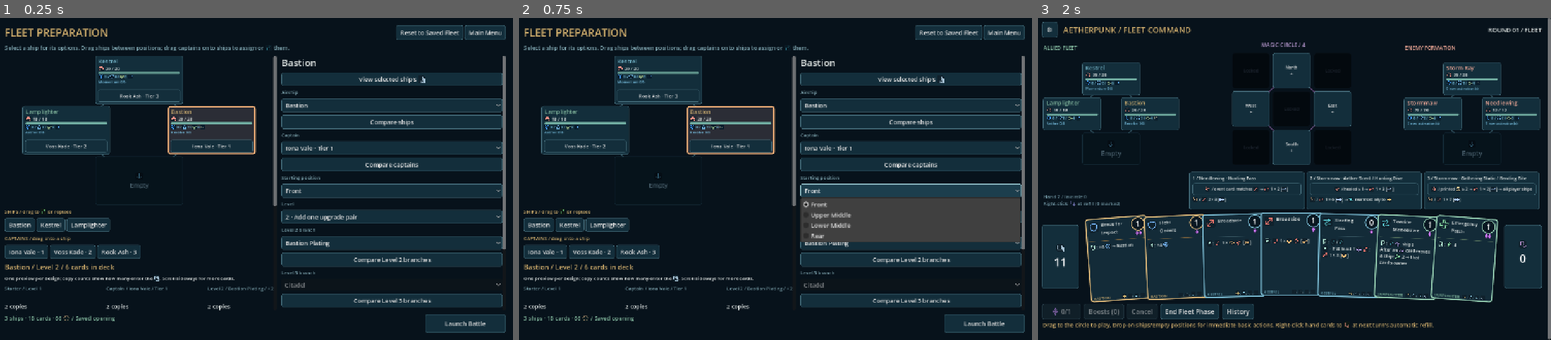
Above: before the commit, frames 1-3 (left to right).
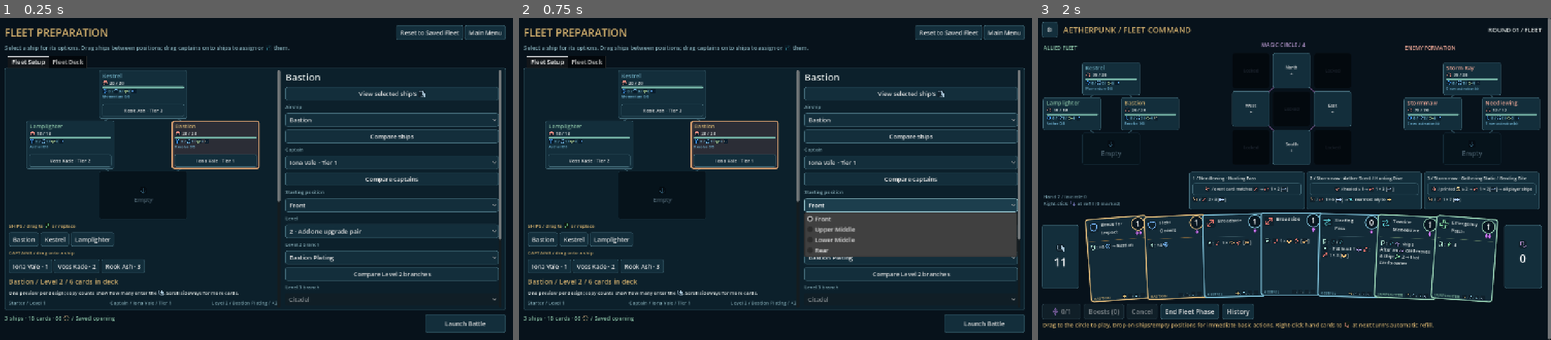
Above: after the commit, the same moments.

Repository: jkeywo/aetherpunk-fleet
Game: Godot game, scene res://scenes/fleet_preparation.tscn
The game is run twice, just before and just after one commit, with the same random seed, the same clock (stepped at 60 frames per second) and the same inputs. This scene is started directly instead of the project's main scene.
Inputs:
- Up to frame 1 (0.25 s): no input
- Up to frame 2 (0.75 s): click "Front" at 0.5 s
- Up to frame 3 (2 s): click "Launch Battle" at 1.25 s

The runs differ from the first frame. In frame 1, 26% of the frame differs, in the area x 0-99%, y 11-91%; in frame 2, 28%; in frame 3, nothing differs.

Commit message:
Add tabbed preparation and full fleet deck preview

Diff:
--- a/scripts/fleet_preparation.gd
+++ b/scripts/fleet_preparation.gd
@@ -35,6 +35,9 @@
 var upgrade_comparison: HBoxContainer
 var comparison_tier := "two"
 var deck_summary: Label
+var preparation_tabs: TabContainer
+var fleet_deck_body: VBoxContainer
+var fleet_deck_summary: Label
 var content_scroll: ScrollContainer
 
 func _ready() -> void:
@@ -90,10 +93,14 @@
 	_button(header,"Reset to Saved Fleet",_reset)
 	_button(header,"Main Menu",_back)
 	_label(outer,"Select a ship for its options. Drag ships between positions; drag captains onto ships to assign or swap them.",14).modulate = Color("#91b9c6")
+	preparation_tabs = TabContainer.new()
+	preparation_tabs.size_flags_vertical = Control.SIZE_EXPAND_FILL
+	outer.add_child(preparation_tabs)
 	var split := HSplitContainer.new()
+	split.name = "Fleet Setup"
 	split.size_flags_vertical = Control.SIZE_EXPAND_FILL
 	split.split_offset = 675
-	outer.add_child(split)
+	preparation_tabs.add_child(split)
 	var left_scroll := ScrollContainer.new()
 	fleet_scroll = left_scroll
 	left_scroll.custom_minimum_size.x = 570
@@ -142,6 +149,22 @@
 	inspector.size_flags_horizontal = Control.SIZE_EXPAND_FILL
 	inspector.add_theme_constant_override("separation",7)
 	content_scroll.add_child(inspector)
+	var fleet_deck_scroll := ScrollContainer.new()
+	fleet_deck_scroll.name = "Fleet Deck"
+	fleet_deck_scroll.horizontal_scroll_mode = ScrollContainer.SCROLL_MODE_DISABLED
+	preparation_tabs.add_child(fleet_deck_scroll)
+	var deck_page := VBoxContainer.new()
+	deck_page.size_flags_horizontal = Control.SIZE_EXPAND_FILL
+	deck_page.add_theme_constant_override("separation", 12)
+	fleet_deck_scroll.add_child(deck_page)
+	fleet_deck_summary = _label(deck_page, "", 22)
+	fleet_deck_summary.set_meta("plain_text", true)
+	fleet_deck_summary.modulate = Color("#e8bd77")
+	_label(deck_page, "The complete deck for your current fleet, grouped by ship, then Attack, Guard, Manoeuvre, Support. One preview per design; copy counts include every physical card.", 14)
+	fleet_deck_body = VBoxContainer.new()
+	fleet_deck_body.size_flags_horizontal = Control.SIZE_EXPAND_FILL
+	fleet_deck_body.add_theme_constant_override("separation", 24)
+	deck_page.add_child(fleet_deck_body)
 	var footer := HBoxContainer.new()
 	outer.add_child(footer)
 	status = _label(footer,"",14)
@@ -346,8 +369,11 @@
 	launch_button.disabled = not errors.is_empty()
 	if not errors.is_empty():
 		status.text = "Cannot launch: " + str(errors[0])
+		fleet_deck_summary.text = "Deck preview unavailable until fleet setup is valid."
+		_clear(fleet_deck_body)
 		return
 	var compiled := Catalog.compile(candidate)
+	_render_fleet_deck(compiled, candidate)
 	var sim = State.new(0,candidate)
 	var board: Dictionary = sim.board_snapshot()
 	formation.configure(board,false)
@@ -413,17 +439,7 @@
 
 func _render_deck_preview(compiled: Dictionary, ship: Dictionary, slot: Dictionary) -> void:
 	_clear(deck_cards)
-	var groups: Array = []
-	if ship.has("legacy_loadout"):
-		for pair in ship.loadout: groups.append({"label": "Imported loadout", "card": pair.card, "count": pair.count})
-	else:
-		groups.append({"label": "Starter / Level 1", "card": ship.starter, "count": 2})
-		groups.append({"label": "Captain / " + ship.captain.name + " / Tier " + str(ship.captain.tier), "card": ship.captain.card, "count": 2})
-		for tier in ["two", "three"]:
-			var level := 2 if tier == "two" else 3
-			if slot.level < level: continue
-			var package: Dictionary = ship.levels[tier][Catalog.index_by_id(ship.levels[tier], slot["level_2" if tier == "two" else "level_3"])]
-			groups.append({"label": "Level %d / %s / +2 cards" % [level, package.name], "card": package.card, "count": 2})
+	var groups := _ship_card_groups(ship, slot)
 	var total := 0
 	for group in groups:
 		total += int(group.count)
@@ -674,3 +690,80 @@
 	if Catalog.index_by_id(draft.ships, id) < 0: return
 	_change(id, selected_ship, "ship")
 	_show_ships()
+
+
+func _ship_card_groups(ship: Dictionary, slot: Dictionary) -> Array:
+	var groups: Array = []
+	if ship.has("legacy_loadout"):
+		for pair in ship.loadout: groups.append({"label": "Imported loadout", "card": pair.card, "count": pair.count})
+	else:
+		groups.append({"label": "Starter / Level 1", "card": ship.starter, "count": 2})
+		groups.append({"label": "Captain / " + ship.captain.name + " / Tier " + str(ship.captain.tier), "card": ship.captain.card, "count": 2})
+		for tier in ["two", "three"]:
+			var level := 2 if tier == "two" else 3
+			if slot.level < level: continue
+			var package: Dictionary = ship.levels[tier][Catalog.index_by_id(ship.levels[tier], slot["level_2" if tier == "two" else "level_3"])]
+			groups.append({"label": "Level %d / %s / +2 cards" % [level, package.name], "card": package.card, "count": 2})
+	return groups
+
+
+func _render_fleet_deck(compiled: Dictionary, candidate: Dictionary) -> void:
+	_clear(fleet_deck_body)
+	var fleet_total := 0
+	var design_total := 0
+	for index in compiled.ships.size():
+		var ship: Dictionary = compiled.ships[index]
+		var slot: Dictionary = candidate.setup.fleet[index]
+		var quantities: Dictionary = {}
+		var origins: Dictionary = {}
+		for pair in ship.loadout: quantities[pair.card] = quantities.get(pair.card, 0) + int(pair.count)
+		for group in _ship_card_groups(ship, slot):
+			if not origins.has(group.card): origins[group.card] = []
+			if not origins[group.card].has(group.label): origins[group.card].append(group.label)
+		var ship_total := 0
+		for count in quantities.values(): ship_total += int(count)
+		fleet_total += ship_total
+		design_total += quantities.size()
+		var section := VBoxContainer.new()
+		section.size_flags_horizontal = Control.SIZE_EXPAND_FILL
+		section.add_theme_constant_override("separation", 10)
+		section.set_meta("ship_index", index)
+		fleet_deck_body.add_child(section)
+		var heading := _label(section, "%s / %s / Level %d / %d cards" % [ship.name, slot.position.capitalize(), slot.level, ship_total], 21)
+		heading.set_meta("plain_text", true)
+		heading.modulate = Color(ship.color)
+		_label(section, "Captain: " + ship.captain.name, 14).set_meta("plain_text", true)
+		for type in Rules.TYPES:
+			var keys: Array = quantities.keys().filter(func(id): return compiled.cards[id].type == type)
+			if keys.is_empty(): continue
+			keys.sort_custom(func(a, b):
+				var first: String = compiled.cards[a].name
+				var second: String = compiled.cards[b].name
+				return first.naturalnocasecmp_to(second) < 0 if first != second else str(a) < str(b))
+			var type_total := 0
+			for id in keys: type_total += int(quantities[id])
+			_label(section, "%s / %d cards" % [type, type_total], 16)
+			var flow := HFlowContainer.new()
+			flow.size_flags_horizontal = Control.SIZE_EXPAND_FILL
+			flow.add_theme_constant_override("h_separation", 14)
+			flow.add_theme_constant_override("v_separation", 14)
+			flow.set_meta("card_type", type)
+			section.add_child(flow)
+			for id in keys:
+				var cell := VBoxContainer.new()
+				cell.custom_minimum_size.x = 240
+				flow.add_child(cell)
+				var caption := _label(cell, "%d copies / %s" % [quantities[id], "; ".join(origins.get(id, []))], 12)
+				caption.custom_minimum_size.y = 40
+				caption.set_meta("plain_text", true)
+				var face := CardFace.new()
+				face.custom_minimum_size = Vector2(240, 300)
+				face.toggle_mode = false
+				face.mouse_default_cursor_shape = Control.CURSOR_ARROW
+				face.configure(compiled.cards[id], ship)
+				face.set_meta("card_id", id)
+				face.set_meta("ship_index", index)
+				face.set_meta("copies", quantities[id])
+				face.set_meta("origins", origins.get(id, []).duplicate())
+				cell.add_child(face)
+	fleet_deck_summary.text = "Fleet deck / %d cards / %d designs / %d ships" % [fleet_total, design_total, compiled.ships.size()]
--- /dev/null
+++ b/tests/fleet_deck_preview.gd
@@ -0,0 +1,81 @@
+extends "res://tests/support/v3_test.gd"
+func faces(node: Node) -> Array:
+	var result: Array = []
+	if node.has_meta("card_id"): result.append(node)
+	for child in node.get_children(): result.append_array(faces(child))
+	return result
+func matches_deck(prep) -> bool:
+	var compiled := Catalog.compile(prep._candidate())
+	var expected: Dictionary = {}
+	for index in compiled.ships.size():
+		for pair in compiled.ships[index].loadout:
+			var key := "%d/%s" % [index,pair.card]
+			expected[key] = expected.get(key,0) + pair.count
+	var actual: Dictionary = {}
+	for face in faces(prep.fleet_deck_body):
+		actual["%d/%s" % [face.get_meta("ship_index"),face.get_meta("card_id")]] = face.get_meta("copies")
+	return expected == actual
+func _run() -> void:
+	root.size = Vector2i(1280,800)
+	var store_node = root.get_node("ContentStore")
+	store_node.saved = fixture.duplicate(true)
+	var saved := JSON.stringify(store_node.saved)
+	var file_hash := FileAccess.get_sha256("res://data/content.json")
+	change_scene_to_file("res://scenes/fleet_preparation.tscn")
+	await scene_changed
+	var prep = current_scene
+	await flush()
+	expect(prep.preparation_tabs.get_tab_count() == 2 and prep.preparation_tabs.get_tab_title(1) == "Fleet Deck", "Preparation tabs missing.")
+	expect(matches_deck(prep) and "18 cards" in prep.fleet_deck_summary.text, "Fleet deck omits starter, captain or upgrade pairs.")
+	var before := JSON.stringify(prep.draft)
+	var bar: TabBar = prep.preparation_tabs.get_tab_bar()
+	var tab_point: Vector2 = bar.get_global_transform_with_canvas() * bar.get_tab_rect(1).get_center()
+	await motion(tab_point)
+	await mouse(tab_point,true)
+	await mouse(tab_point,false)
+	await flush()
+	expect(prep.fleet_deck_body.is_visible_in_tree() and not prep.formation.is_visible_in_tree(), "Fleet Deck tab did not replace setup view.")
+	expect(JSON.stringify(prep.draft) == before, "Tab navigation changed fleet choices.")
+	var owner := -1
+	var type := -1
+	var ordered := true
+	for face in faces(prep.fleet_deck_body):
+		var next_owner: int = face.get_meta("ship_index")
+		var next_type: int = R.TYPES.find(face.info.type)
+		if next_owner < owner or (next_owner == owner and next_type < type): ordered = false
+		owner = next_owner
+		type = next_type
+		expect(face.owner_info.name == prep.draft.ships[Catalog.index_by_id(prep.draft.ships,prep.draft.setup.fleet[owner].ship)].name and not face.labels.rules.text.is_empty(), "Deck card lost owning ship or rules.")
+	expect(ordered, "Fleet deck not grouped by ship then primary type.")
+	prep._change(3,0,"level")
+	await flush()
+	expect(prep.preparation_tabs.current_tab == 1 and matches_deck(prep) and "20 cards" in prep.fleet_deck_summary.text, "Upgrades did not refresh full deck or changed tabs.")
+	prep._change("rook",0,"captain")
+	await flush()
+	expect(matches_deck(prep) and faces(prep.fleet_deck_body).any(func(face): return face.get_meta("ship_index") == 0 and face.get_meta("card_id") == "command_barrage"), "Captain swap did not refresh full fleet ownership.")
+	prep._change("assault",0,"level_2")
+	await flush()
+	expect(matches_deck(prep) and faces(prep.fleet_deck_body).any(func(face): return face.get_meta("ship_index") == 0 and face.get_meta("card_id") == "advance"), "Branch change did not replace upgrade in full deck.")
+	prep.preparation_tabs.current_tab = 0
+	await flush()
+	expect(prep.formation.is_visible_in_tree() and prep.selected_ship == 0, "Returning to setup lost selected ship.")
+	prep._reset()
+	await flush()
+	expect(matches_deck(prep) and "18 cards" in prep.fleet_deck_summary.text, "Reset left stale full-deck cards.")
+	# Imported loadouts may repeat a design and use uneven counts.
+	prep.draft.setup.fixed_hand = false
+	prep.draft.ships[0].legacy_loadout = [{"card":"brace","count":3},{"card":"brace","count":2}]
+	prep._render()
+	await flush()
+	var merged: Array = faces(prep.fleet_deck_body).filter(func(face): return face.get_meta("ship_index") == 0)
+	expect(matches_deck(prep) and merged.size() == 1 and merged[0].get_meta("copies") == 5, "Repeated imported designs were not aggregated with accurate copy counts.")
+	root.size = Vector2i(1024,640)
+	prep.preparation_tabs.current_tab = 1
+	await flush()
+	expect(prep.launch_button.is_visible_in_tree() and prep.launch_button.get_global_rect().end.y <= prep.get_viewport_rect().size.y, "Deck tab obscures Launch in smaller windows.")
+	expect(JSON.stringify(store_node.saved) == saved and FileAccess.get_sha256("res://data/content.json") == file_hash, "Full deck preview changed saved content.")
+	var expected_keys: Array = Catalog.compile(prep._candidate()).deck_keys.duplicate()
+	prep.launch_button.pressed.emit()
+	await scene_changed
+	expect(current_scene.state.init_error == "" and current_scene.state.card_keys == expected_keys, "Launching from Fleet Deck did not use the previewed assembled deck.")
+	done("Tabbed fleet deck preview")
Not shown, added: tests/fleet_deck_preview.gd.uid
